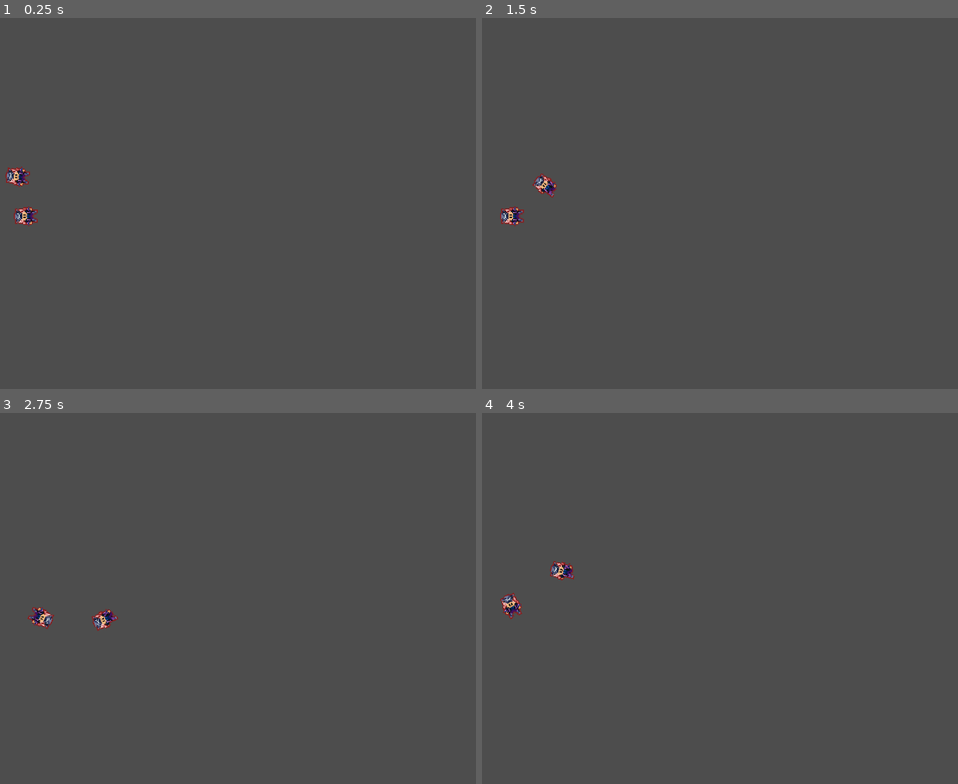
Above: before the commit, frames 1-4 (two rows, left to right).
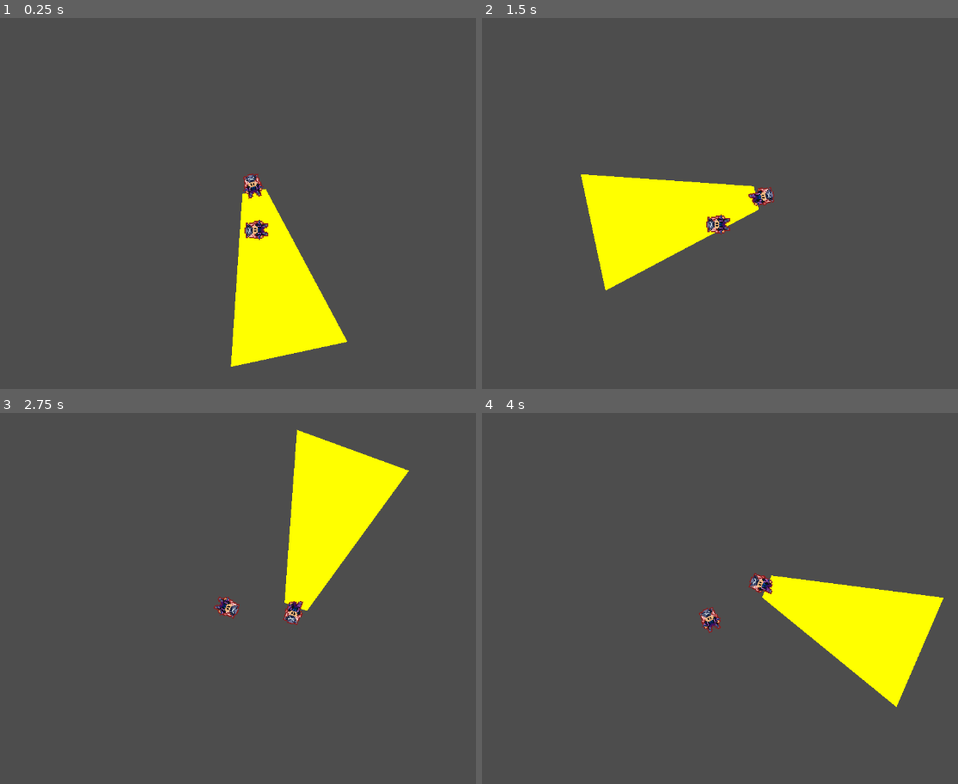
Above: after the commit, the same moments.

Repository: Euangg/Ding
Game: Godot game, scene res://test_scene.tscn
The game is run twice, just before and just after one commit, with the same random seed, the same clock (stepped at 60 frames per second) and the same inputs. Before the commit the project has no main scene; this scene is started directly in both runs.
Inputs (mouse positions are in pixels of both pictures, inside the frame that each line leads up to):
- Up to frame 1 (0.25 s): no input
- Up to frame 2 (1.5 s): tap Enter at 0.5 s; move the mouse to (891, 192) at 0.52 s; hold Right (ui_right) 0.53-1.28 s; tap A (a) at 0.6 s; tap D (d) at 0.8, 1.35 s; move the mouse to (601, 229) at 1.27 s; hold Down (ui_down) from 1.28 s (still down)
- Up to frame 3 (2.75 s): tap S (s) at 1.55, 2.1 s; move the mouse to (328, 520) at 2.02 s; release Down (ui_down) at 2.03 s; hold Right (ui_right) from 2.03 s (still down); tap W (w) at 2.3 s
- Up to frame 4 (4 s): move the mouse to (705, 683) at 2.77 s; release Right (ui_right) at 2.78 s; hold Up (ui_up) 2.78-3.53 s; tap W (w) at 2.85 s; tap A (a) at 3.05, 3.6 s; move the mouse to (948, 665) at 3.52 s; hold Left (ui_left) from 3.53 s (still down); tap D (d) at 3.8 s

The runs differ from the first frame. In frame 1, 7.4% of the frame differs, in the area x 1-73%, y 40-94%; in frame 2, 7.4%; in frame 3, 7.5%; in frame 4, 7.5%, in the area x 3-97%, y 39-80%.

Commit message:
玩家1光照

Diff:
--- /dev/null
+++ b/elements/enemy/enemy.tscn
@@ -0,0 +1,3 @@
+[gd_scene format=3 uid="uid://gmnrfjnd6wf6"]
+
+[node name="Enemy" type="CharacterBody2D"]
--- a/elements/player/player.tscn
+++ b/elements/player/player.tscn
@@ -50,6 +50,7 @@
 script = ExtResource("1_lh3fu")
 
 [node name="Sprite2D" type="Sprite2D" parent="."]
+rotation = -1.5708
 scale = Vector2(2, 2)
 texture = ExtResource("1_ktrpi")
 hframes = 4
@@ -60,3 +61,7 @@
 }
 
 [node name="CollisionShape2D" type="CollisionShape2D" parent="."]
+
+[node name="AreaView" type="Area2D" parent="."]
+
+[node name="CollisionShape2D" type="CollisionPolygon2D" parent="AreaView"]
--- a/elements/player/player_1.gd
+++ b/elements/player/player_1.gd
@@ -1,5 +1,10 @@
 extends Player
 @onready var sprite: Sprite2D = $Sprite2D
+
+@onready var collision_shape: CollisionPolygon2D = $AreaView/CollisionShape2D
+
+func _draw() -> void:
+	draw_polygon(collision_shape.polygon,[Color.YELLOW])
 
 func control(delta:float):
 	rotation=(get_global_mouse_position()-global_position).angle()
--- a/elements/player/player_1.tscn
+++ b/elements/player/player_1.tscn
@@ -8,4 +8,6 @@
 
 [node name="Sprite2D" parent="." index="0"]
 position = Vector2(-10, 1)
-rotation = -1.5708
+
+[node name="CollisionShape2D" parent="AreaView" index="0"]
+polygon = PackedVector2Array(0, -20, 280, -100, 280, 100, 0, 20)
--- a/elements/player/player_2.tscn
+++ b/elements/player/player_2.tscn
@@ -8,4 +8,3 @@
 
 [node name="Sprite2D" parent="." index="0"]
 position = Vector2(-10, 1)
-rotation = -1.5708
--- a/project.godot
+++ b/project.godot
@@ -11,6 +11,7 @@
 [application]
 
 config/name="Ding"
+run/main_scene="uid://bmewsxcubu43p"
 config/features=PackedStringArray("4.4", "GL Compatibility")
 
 [input]
--- /dev/null
+++ b/test_scene.gd
@@ -0,0 +1,7 @@
+extends Node2D
+@onready var player_1: CharacterBody2D = $Player1
+@onready var player_2: CharacterBody2D = $Player2
+@onready var camera: Camera2D = $Camera2D
+
+func _physics_process(delta: float) -> void:
+	camera.position=(player_1.position+player_2.position)/2
--- a/test_scene.tscn
+++ b/test_scene.tscn
@@ -1,12 +1,16 @@
-[gd_scene load_steps=3 format=3 uid="uid://bmewsxcubu43p"]
+[gd_scene load_steps=4 format=3 uid="uid://bmewsxcubu43p"]
 
+[ext_resource type="Script" uid="uid://d4e1vpoq23qka" path="res://test_scene.gd" id="1_sasra"]
 [ext_resource type="PackedScene" uid="uid://cgg3hms7pb3iv" path="res://elements/player/player_1.tscn" id="2_ia1lp"]
 [ext_resource type="PackedScene" uid="uid://c5cxsqwbtmoxx" path="res://elements/player/player_2.tscn" id="2_sasra"]
 
 [node name="TestScene" type="Node2D"]
+script = ExtResource("1_sasra")
 
 [node name="Player1" parent="." instance=ExtResource("2_ia1lp")]
 position = Vector2(182, 268)
 
 [node name="Player2" parent="." instance=ExtResource("2_sasra")]
 position = Vector2(196, 333)
+
+[node name="Camera2D" type="Camera2D" parent="."]
Not shown: 1 places in elements/player/player.tscn that only renumber resources
Not shown: 1 places in elements/player/player_1.tscn that only renumber resources
Not shown: 1 places in elements/player/player_2.tscn that only renumber resources
Not shown, added: test_scene.gd.uid
